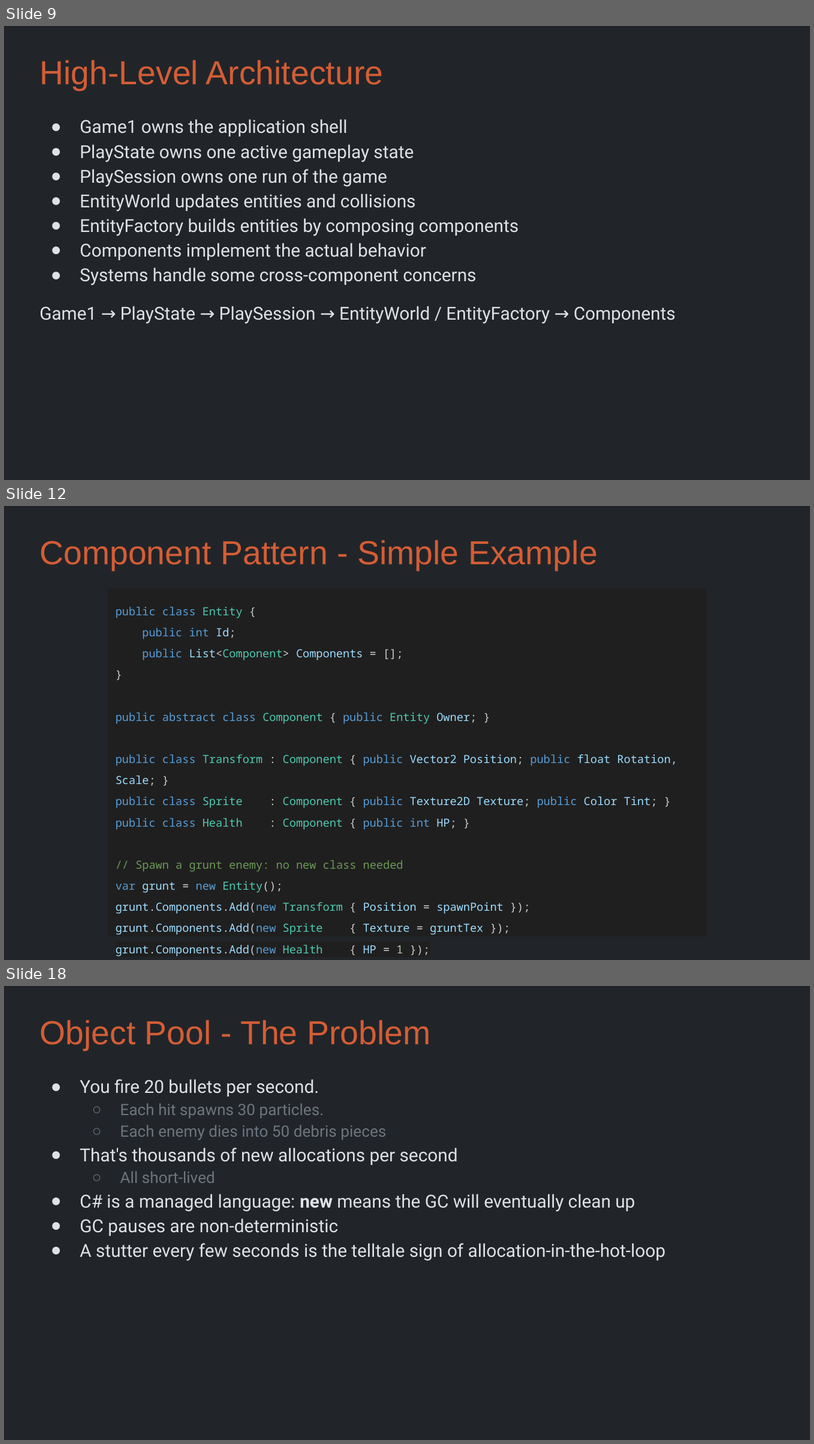
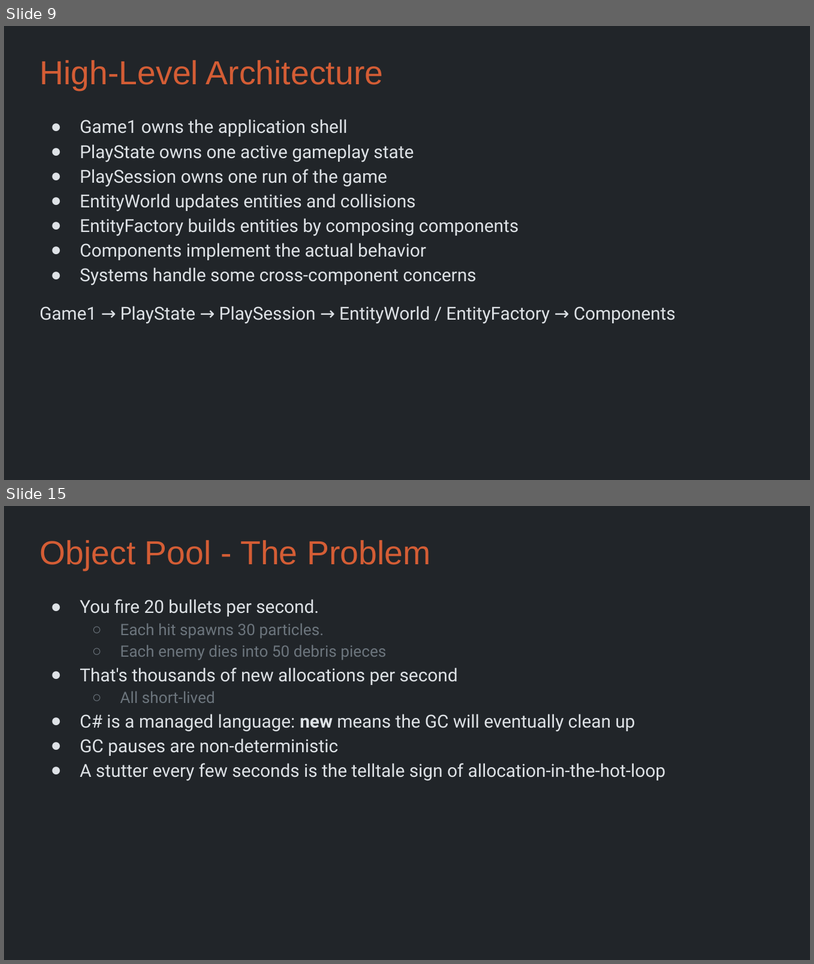
Before and after one commit to Metamate/gar, a slide deck: slides/11 Geometry Wars.pptx. Shown one above the other, each under a label of ours: slides 9, 12 and 18 before the commit, slides 9 and 15 after it; the slides between them are not shown. The pictures are 814x1444 and 814x964 pixels, drawn with LibreOffice and Linux fonts; fonts in the diff are those of the drawing. Boxes give left, top, right and bottom in pixels: in the first picture for what was removed or moved away, otherwise in the second. Text is boxed around its words. In the diff, an @@ line names an element or a change of style, - is before the commit and + after.

```diff
--- a/slides/11 Geometry Wars.pptx
+++ b/slides/11 Geometry Wars.pptx
@@ slide 12 removed at (4, 506, 810, 960), background #212529 @@
@@ title removed at (39, 540, 598, 570) @@
-Component Pattern - Simple Example
@@ text removed at (107, 588, 707, 936) @@
-public class Entity {
-public int Id;
-public List<Component> Components = [];
-}
-public abstract class Component { public Entity Owner; }
-public class Transform : Component { public Vector2 Position; public float Rotation, Scale; }
-public class Sprite : Component { public Texture2D Texture; public Color Tint; }
-public class Health : Component { public int HP; }
-// Spawn a grunt enemy: no new class needed
-var grunt = new Entity();
-grunt.Components.Add(new Transform { Position = spawnPoint });
-grunt.Components.Add(new Sprite { Texture = gruntTex });
-grunt.Components.Add(new Health { HP = 1 });
@@ what was slide 18 is now slide 15 @@
```
Also in this commit, not shown: 6 slides changed, 4 slides added, 8 other slides removed, 3 other files.
